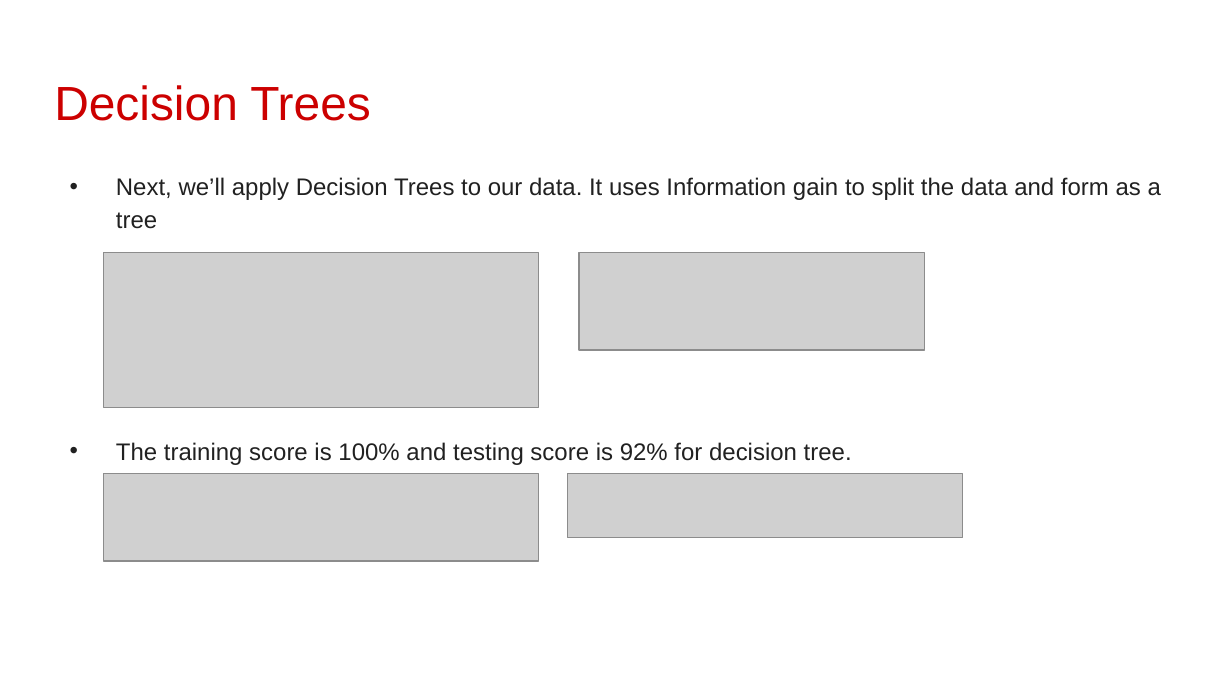
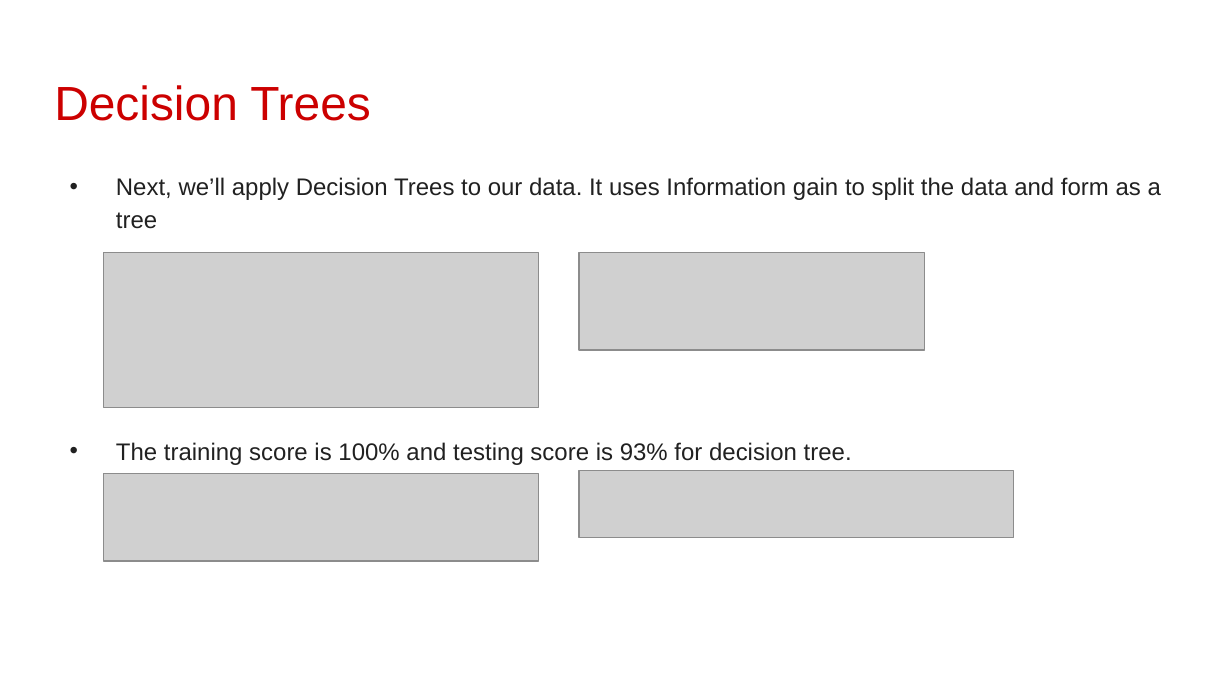
Before and after one commit to Thurab/Company_Bankruptcy_prediction_Classification_usecase, a slide deck: slide 11 of CapstoneProject_Company_Bankruptcy_prediction.pptx. Drawn at 1232x693 pixels with LibreOffice and Linux fonts; fonts in the diff are those of the drawing; grey boxes stand for pictures; background and template pictures are left out. Boxes give left, top, right and bottom in pixels: in the first picture for what was removed or moved away, otherwise in the second. Text is boxed around its words. In the diff, an @@ line names an element or a change of style, - is before the commit and + after.

```diff
--- a/CapstoneProject_Company_Bankruptcy_prediction.pptx
+++ b/CapstoneProject_Company_Bankruptcy_prediction.pptx
@@ text at [116,442,852,465]: text changed @@
-• The training score is 100% and testing score is 92% for decision tree.
+• The training score is 100% and testing score is 93% for decision tree.
@@ picture: place and size @@
-picture at [568,473,963,537]
+picture at [579,471,1014,537]
```
Also in this commit, not shown: 16 other slides changed, 6 slides added, 6 slides removed, 2 other files.
